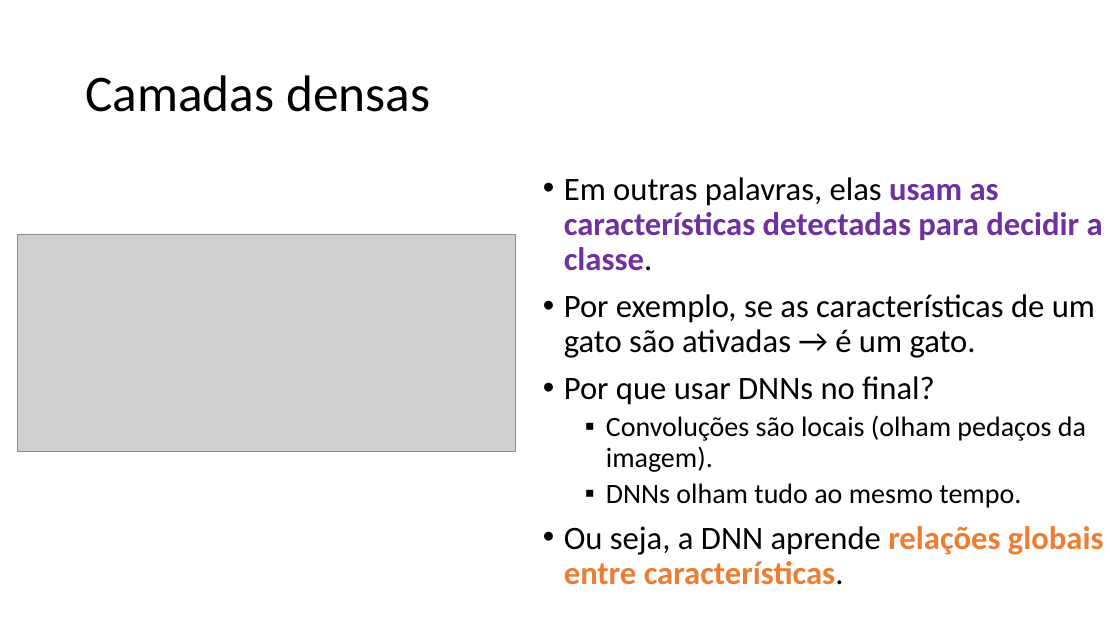
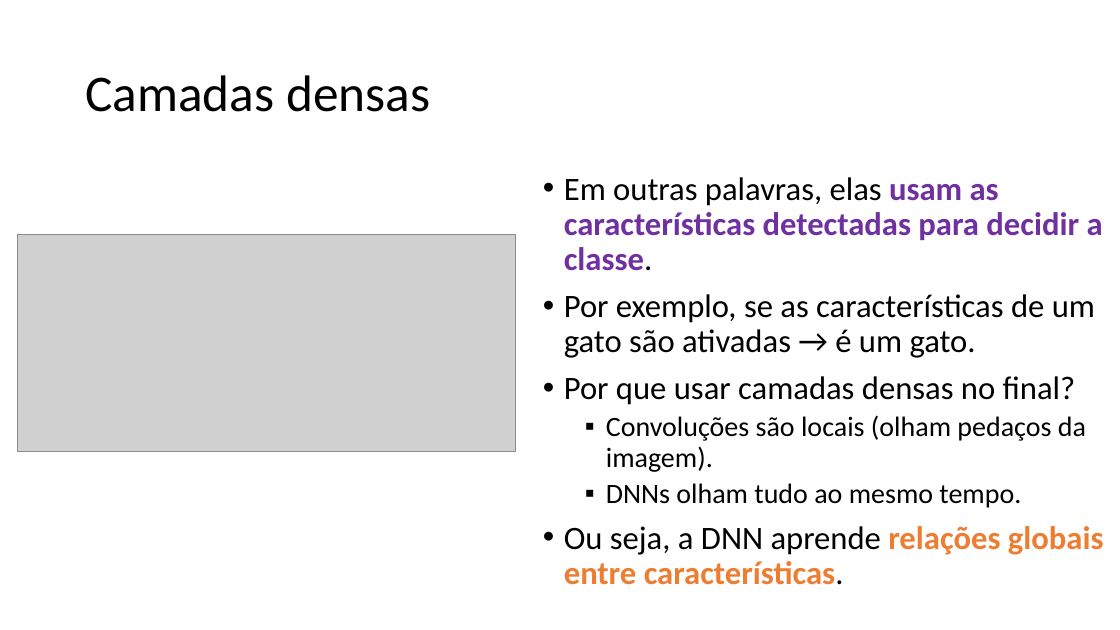
Before and after one commit to zz4fap/c24_inteligencia_artificial, a slide deck: slide 62 of slides/C24_CNN.pptx. Drawn at 1120x630 pixels with LibreOffice and Linux fonts; fonts in the diff are those of the drawing; grey boxes stand for pictures. Boxes give left, top, right and bottom in pixels: in the first picture for what was removed or moved away, otherwise in the second. Text is boxed around its words. In the diff, an @@ line names an element or a change of style, - is before the commit and + after.

```diff
--- a/slides/C24_CNN.pptx
+++ b/slides/C24_CNN.pptx
@@ text at <box>564,376,1076,405</box>: text changed @@
-• Por que usar DNNs no final?
+• Por que usar camadas densas no final?
```
Also in this commit, not shown: 15 other slides changed.
